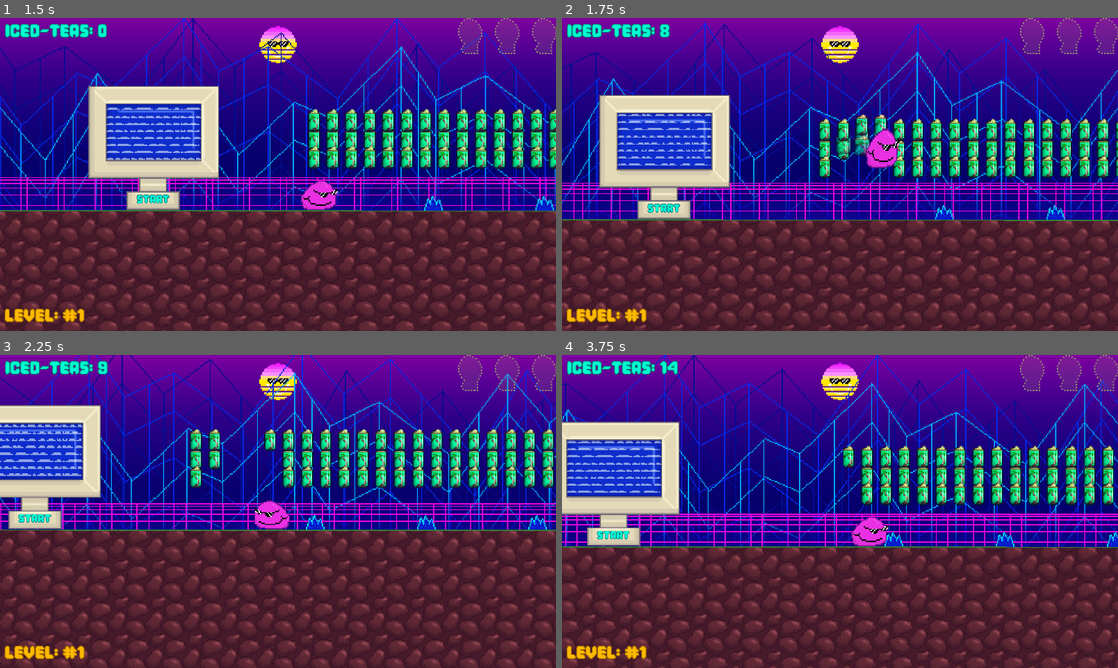
Above: before the commit, frames 1-4 (two rows, left to right).
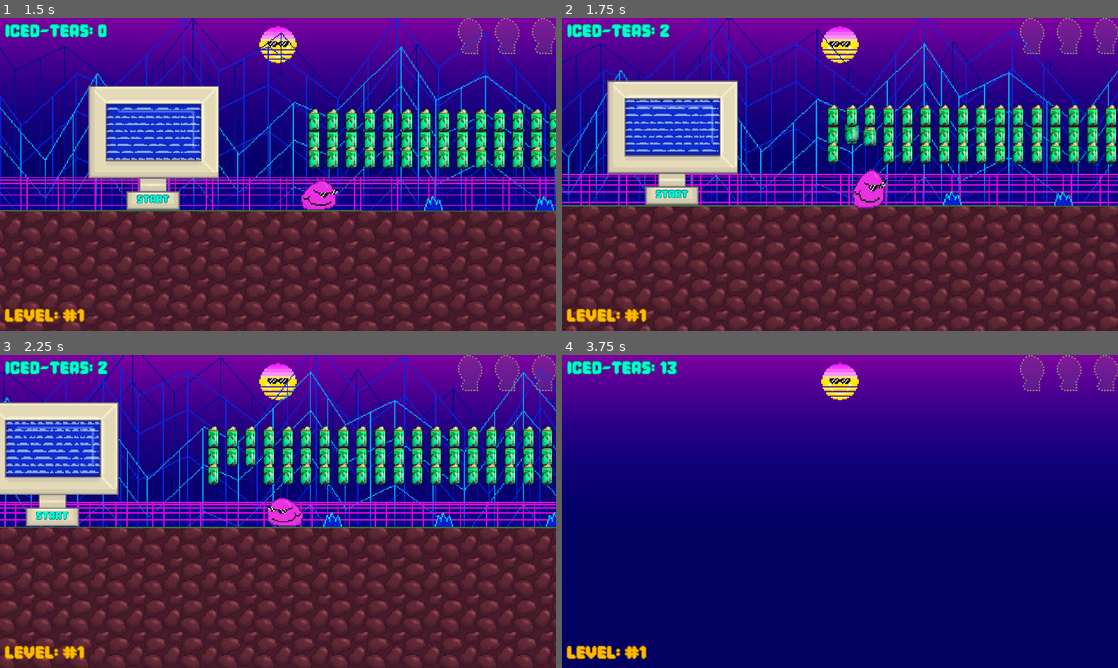
Above: after the commit, the same moments.

Repository: qualitytrash1/G.L.S.A.G.L.TM
Game: Godot game, scene res://scenes/game.tscn
Two runs of this game, one before a commit and one after it. Both use one fixed random seed, a clock stepped at 60 frames per second and the inputs below.
Inputs (mouse positions are in pixels of both pictures, inside the frame that each line leads up to):
- Up to frame 1 (1.5 s): move the mouse to (400, 158) at 0.52 s; hold D (right) from 0.53 s (still down); tap S (pound) at 0.6 s; tap W (jump) at 0.77 s; move the mouse to (166, 190) at 1.27 s; click (166, 190) at 1.35 s
- Up to frame 2 (1.75 s): keep holding D (right); tap W (jump) at 1.52 s; tap S (pound) at 1.55 s
- Up to frame 3 (2.25 s): move the mouse to (333, 442) at 2.02 s; release D (right) at 2.03 s; hold A (left) from 2.03 s (still down); hold Right mouse button (new_point) from 2.03 s (still down)
- Up to frame 4 (3.75 s): tap S (pound) at 2.3, 2.85 s; move the mouse to (812, 574) at 2.77 s; release A (left) at 2.78 s; release Right mouse button (new_point) at 2.78 s; hold D (right) from 2.78 s (still down); tap W (jump) at 3.02 s; move the mouse to (1006, 558) at 3.52 s; hold Shift (sprint) from 3.53 s (still down)

Frame 1 is identical in both runs. In frame 2, 45% of the frame differs, in the area x 0-100%, y 0-100%; in frame 3, 43%; in frame 4, 64%.

Commit message:
wefsrgdthfygjuhkihjytrgdhj

Diff:
--- a/glambert's-largely-sized-adventures-in-glam-land™!/scenes/computer.tscn
+++ b/glambert's-largely-sized-adventures-in-glam-land™!/scenes/computer.tscn
@@ -94,7 +94,7 @@
 size = Vector2(81, 48)
 
 [node name="Computer" type="Area2D" groups=["collectable", "computer"]]
-collision_layer = 2
+collision_layer = 4
 collision_mask = 0
 metadata/location = ""
 
--- a/glambert's-largely-sized-adventures-in-glam-land™!/scenes/game.tscn
+++ b/glambert's-largely-sized-adventures-in-glam-land™!/scenes/game.tscn
@@ -117,7 +117,7 @@
 4:0/0/physics_layer_0/polygon_0/points = PackedVector2Array(-8, -4, 8, -4, 8, 8, -8, 8)
 
 [sub_resource type="TileSet" id="TileSet_rysoc"]
-physics_layer_0/collision_layer = 2
+physics_layer_0/collision_layer = 4
 physics_layer_0/collision_mask = 0
 terrain_set_0/mode = 0
 terrain_set_0/terrain_0/name = "spikes"
--- a/glambert's-largely-sized-adventures-in-glam-land™!/scenes/glambert.tscn
+++ b/glambert's-largely-sized-adventures-in-glam-land™!/scenes/glambert.tscn
@@ -267,7 +267,7 @@
 }
 
 [node name="Hitbox" type="Area2D" parent="."]
-collision_mask = 2
+collision_mask = 4
 
 [node name="CollisionShape2D" type="CollisionShape2D" parent="Hitbox"]
 shape = SubResource("CircleShape2D_0dbj0")
@@ -359,3 +359,4 @@
 
 [connection signal="body_entered" from="WallDetector" to="." method="_on_wall_detector_body_entered"]
 [connection signal="area_entered" from="Hitbox" to="." method="_on_hitbox_area_entered"]
+[connection signal="body_entered" from="Hitbox" to="." method="_on_hitbox_body_entered"]
--- a/glambert's-largely-sized-adventures-in-glam-land™!/scenes/ice_tea.tscn
+++ b/glambert's-largely-sized-adventures-in-glam-land™!/scenes/ice_tea.tscn
@@ -41,6 +41,46 @@
 "values": [Vector2(1, 1)]
 }
 
+[sub_resource type="Animation" id="Animation_knfas"]
+resource_name = "collect"
+length = 0.5
+tracks/0/type = "value"
+tracks/0/imported = false
+tracks/0/enabled = true
+tracks/0/path = NodePath("IceTea:position")
+tracks/0/interp = 1
+tracks/0/loop_wrap = true
+tracks/0/keys = {
+"times": PackedFloat32Array(0, 0.5),
+"transitions": PackedFloat32Array(0.5358866, 1),
+"update": 0,
+"values": [Vector2(0, 0), Vector2(0, -43)]
+}
+tracks/1/type = "value"
+tracks/1/imported = false
+tracks/1/enabled = true
+tracks/1/path = NodePath("IceTea:modulate")
+tracks/1/interp = 1
+tracks/1/loop_wrap = true
+tracks/1/keys = {
+"times": PackedFloat32Array(0, 0.33333334),
+"transitions": PackedFloat32Array(1, 1),
+"update": 0,
+"values": [Color(1, 1, 1, 1), Color(1, 1, 1, 0)]
+}
+tracks/2/type = "value"
+tracks/2/imported = false
+tracks/2/enabled = true
+tracks/2/path = NodePath("IceTea:scale")
+tracks/2/interp = 1
+tracks/2/loop_wrap = true
+tracks/2/keys = {
+"times": PackedFloat32Array(0, 0.27, 0.5),
+"transitions": PackedFloat32Array(1, 1, 1),
+"update": 0,
+"values": [Vector2(1, 1), Vector2(1.975, 1), Vector2(0.6, 1)]
+}
+
 [sub_resource type="Animation" id="Animation_gdxat"]
 resource_name = "float"
 loop_mode = 1
@@ -81,46 +121,6 @@
 "values": [Vector2(1, 1), Vector2(1.1, 1.1)]
 }
 
-[sub_resource type="Animation" id="Animation_knfas"]
-resource_name = "collect"
-length = 0.5
-tracks/0/type = "value"
-tracks/0/imported = false
-tracks/0/enabled = true
-tracks/0/path = NodePath("IceTea:position")
-tracks/0/interp = 1
-tracks/0/loop_wrap = true
-tracks/0/keys = {
-"times": PackedFloat32Array(0, 0.5),
-"transitions": PackedFloat32Array(0.5358866, 1),
-"update": 0,
-"values": [Vector2(0, 0), Vector2(0, -43)]
-}
-tracks/1/type = "value"
-tracks/1/imported = false
-tracks/1/enabled = true
-tracks/1/path = NodePath("IceTea:modulate")
-tracks/1/interp = 1
-tracks/1/loop_wrap = true
-tracks/1/keys = {
-"times": PackedFloat32Array(0, 0.33333334),
-"transitions": PackedFloat32Array(1, 1),
-"update": 0,
-"values": [Color(1, 1, 1, 1), Color(1, 1, 1, 0)]
-}
-tracks/2/type = "value"
-tracks/2/imported = false
-tracks/2/enabled = true
-tracks/2/path = NodePath("IceTea:scale")
-tracks/2/interp = 1
-tracks/2/loop_wrap = true
-tracks/2/keys = {
-"times": PackedFloat32Array(0, 0.27, 0.5),
-"transitions": PackedFloat32Array(1, 1, 1),
-"update": 0,
-"values": [Vector2(1, 1), Vector2(1.975, 1), Vector2(0.6, 1)]
-}
-
 [sub_resource type="AnimationLibrary" id="AnimationLibrary_knfas"]
 _data = {
 &"RESET": SubResource("Animation_ngcym"),
@@ -132,7 +132,7 @@
 size = Vector2(8, 13)
 
 [node name="IceTea" type="Area2D" groups=["collectable", "ice-tea"]]
-collision_layer = 2
+collision_layer = 4
 collision_mask = 0
 
 [node name="Animation" type="AnimationPlayer" parent="."]
--- a/glambert's-largely-sized-adventures-in-glam-land™!/scenes/statue.tscn
+++ b/glambert's-largely-sized-adventures-in-glam-land™!/scenes/statue.tscn
@@ -135,7 +135,7 @@
 }
 
 [node name="Statue" type="Area2D" groups=["collectable", "statue"]]
-collision_layer = 2
+collision_layer = 4
 collision_mask = 0
 
 [node name="Sprite" type="AnimatedSprite2D" parent="."]
--- a/glambert's-largely-sized-adventures-in-glam-land™!/scripts/glambert.gd
+++ b/glambert's-largely-sized-adventures-in-glam-land™!/scripts/glambert.gd
@@ -23,6 +23,7 @@
 var weight: float = BASE_WEIGHT
 var ground_pounding: bool = false
 var ground_pound_time: float = 0
+var direction : float = 0
 
 #ANIMATION
 var flipped: bool = false
@@ -88,7 +89,7 @@
 	# Add the gravity.
 
 	#MAKES GROUNDPOUNDING GOOD
-	if ground_pound_time > 0.1:
+	if ground_pound_time > 0.08:
 		if weight < 0:
 			weight = BASE_WEIGHT * 8
 	elif ground_pounding:
@@ -102,6 +103,7 @@
 		if ground_pounding:
 			weight = BASE_WEIGHT
 			ground_pounding = false
+			velocity.x = 0
 			punch.play()
 	#IN AIR
 	else:
@@ -117,6 +119,9 @@
 	if in_air:
 		#CHECKS IF PRESSING DOWN
 		if Input.is_action_just_pressed("pound") and not ground_pounding:
+			velocity.x = 0
+			direction = 0
+			velocity.y = -120
 			ground_pound_time = 0
 			swishlast.play()
 
@@ -149,7 +154,7 @@
 
 	# Get the input direction and handle the movement/deceleration.
 	# As good practice, you should replace UI actions with custom gameplay actions.
-	var direction := Input.get_axis("left", "right")
+	direction = Input.get_axis("left", "right")
 
 	glambert_sunglasses.position.x = lerp(glambert_sunglasses.position.x, direction * 4, 0.08)
 	velocity.x += (direction * speed) * delta
@@ -243,8 +248,7 @@
 		#COMPUTER
 		if area.is_in_group("computer"):
 			end_level(area, 0.4, true)
-	if area.is_in_group("insta-death"):
-		end_level(self, 0, false)
+
 
 func end_level(node: Node, time: float, level_complete: bool):
 		#GOES TO NEXT LEVEL
@@ -265,3 +269,8 @@
 			await tween.finished
 
 		get_tree().reload_current_scene()
+
+#SPIKE COLLISION
+func _on_hitbox_body_entered(body: Node2D) -> void:
+	if body.is_in_group("insta-death"):
+		end_level(self, 0, false)
Not shown: 1 places in glambert's-largely-sized-adventures-in-glam-land™!/scenes/game.tscn that only renumber resources
